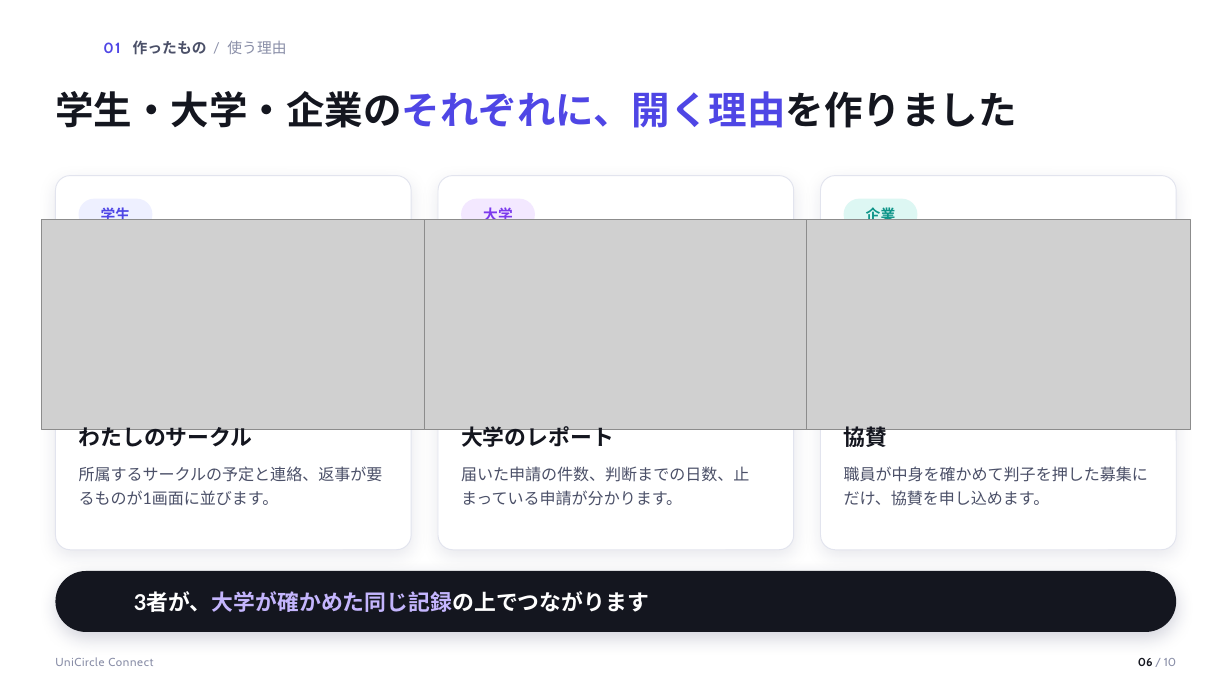
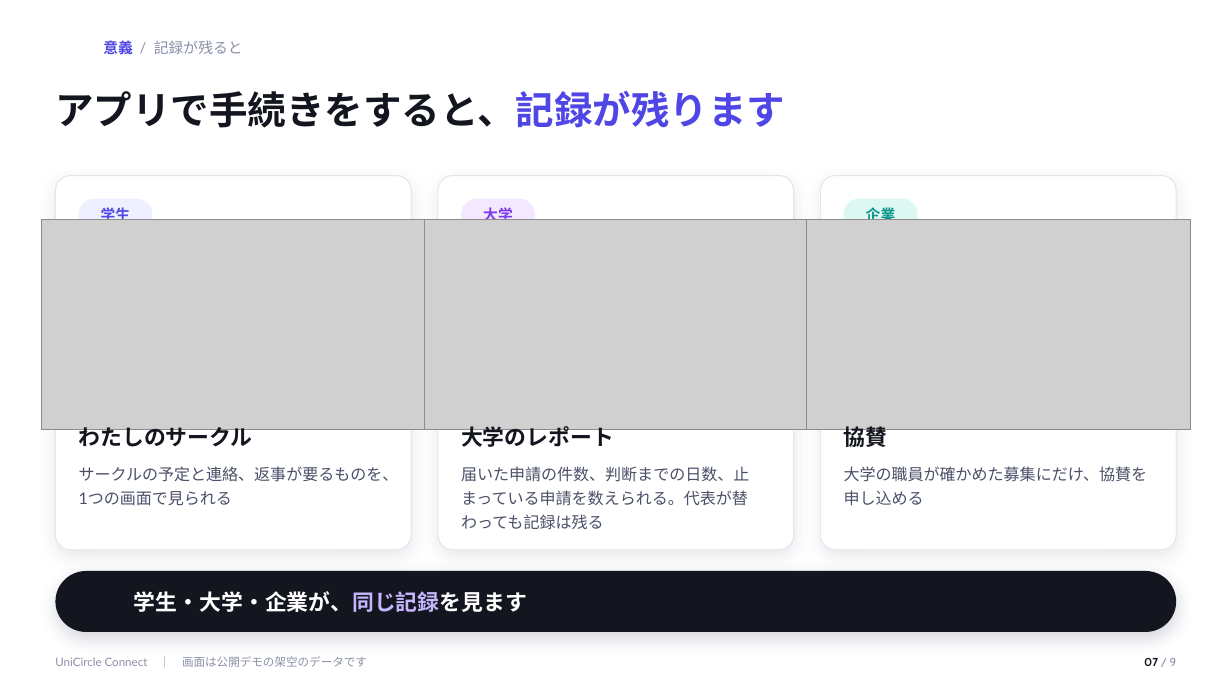
Before and after one commit to chihaya0621/unicircle-connect-v2, a slide deck: slide 7 of docs/slides/20261107_UniCircle_Connect_発表/UniCircle Connect 発表.pptx (slide 6 before the commit). Drawn at 1232x693 pixels with LibreOffice and Linux fonts; fonts in the diff are those of the drawing; grey boxes stand for pictures; background and template pictures are left out. Boxes give left, top, right and bottom in pixels: in the first picture for what was removed or moved away, otherwise in the second. Text is boxed around its words. In the diff, an @@ line names an element or a change of style, - is before the commit and + after.

Commit message:
docs: 11/7 の発表資料を、アプリが要る理由から話す形にする
KCL☆Hack はアイデアを見る場に近いので、実装の説明より先に、
なぜこのアプリが要るかを話す形にした。

- 名簿・日程・申請が別々の場所にあることから始め、連絡と申請は
  1か所に集め、承認は紙と同じ手順にした、という方針を足した
- 実装は、承認の記録を書き換えると分かる仕組みとして1枚にまとめた
- 検査の件数は、実績の数字のように見えるので外した。デモの画面を
  載せたページには、架空のデータであることを書き添えた
- 飾りの英語を日本語にし、所属に学科を足した
- 10枚から9枚にし、原稿は約960字（4分弱）にした

同じフォルダの index.html と PDF は、前の構成のまま。

```diff
--- a/docs/slides/20261107_UniCircle_Connect_発表/UniCircle Connect 発表.pptx
+++ b/docs/slides/20261107_UniCircle_Connect_発表/UniCircle Connect 発表.pptx
@@ text at <box>103,39,243,58</box>: text changed; text colour #4B5068 to #8A8FA8; bold off @@
-01 作ったもの / 使う理由
+意義 / 記録が残ると
@@ text at <box>55,91,785,128</box>: text changed @@
-学生・大学・企業のそれぞれに、開く理由を作りました
+アプリで手続きをすると、記録が残ります
@@ text at <box>79,466,399,506</box>: text changed @@
-所属するサークルの予定と連絡、返事が要るものが1画面に並びます。
+サークルの予定と連絡、返事が要るものを、1つの画面で見られる
@@ text at <box>461,466,749,529</box>: text changed @@
-届いた申請の件数、判断までの日数、止まっている申請が分かります。
+届いた申請の件数、判断までの日数、止まっている申請を数えられる。代表が替わっても記録は残る
@@ text at <box>844,466,1148,506</box>: text changed @@
-職員が中身を確かめて判子を押した募集にだけ、協賛を申し込めます。
+大学の職員が確かめた募集にだけ、協賛を申し込める
@@ text at <box>134,591,527,612</box>: text changed @@
-3者が、大学が確かめた同じ記録の上でつながります
+学生・大学・企業が、同じ記録を見ます
@@ text at <box>55,656,367,667</box>: text changed; font Cabin to Lato @@
-UniCircle Connect
+UniCircle Connect ｜ 画面は公開デモの架空のデータです
@@ text at <box>1144,658,1177,666</box>: text changed; text colour #8A8FA8 to #14161F; bold on @@
-06 / 10
+07 / 9
```
Also in this commit, not shown: 6 other slides changed, 2 slides added, 3 slides removed, 1 other file.
